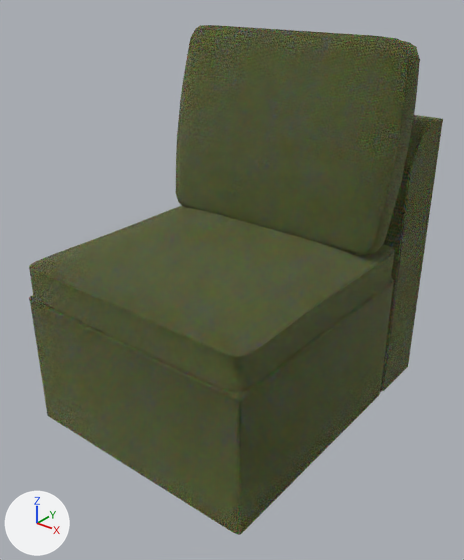
Two versions of the glTF model models/sofas/sofa1/components/single.gltf, one commit apart.
One viewpoint serves both versions: a camera (50 mm lens) standing at (86.3, -102.4, 99.5) and looking at (1.9, 3.1, 34.1). The axes (+X, +Y, +Z) are drawn at lower left. The lights are the same throughout. Where no turn or scale is listed for an object, it has been applied to the vertices.

Objects in the first picture: 'Bottom', 'Sweep', 'back.1', 'pillow', 'seat'.
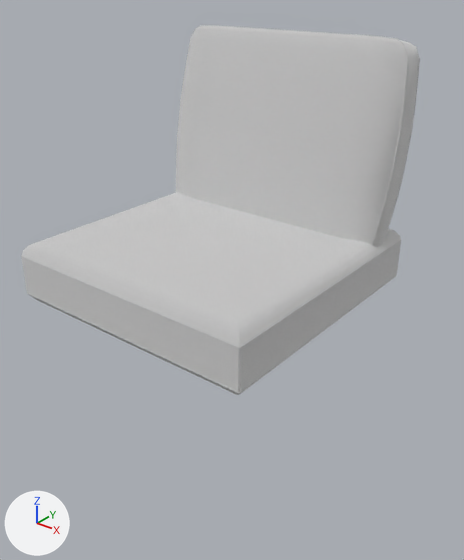
The newer file is also rescaled (x0.01) as a whole; pictures and numbers use the older file's frame.

Pixel boxes (x1, y1, x2, y2) of what changed, in the pictures (464 x 560 px):
'pillow', surface changed (green to grey): (176, 26, 419, 255) in both
'SingleSeat', added: after (21, 192, 401, 395)
'Bottom', deleted: before (29, 278, 394, 535)
'seat', deleted: before (29, 205, 395, 391)
'back.1', deleted: before (380, 115, 443, 392)
'Sweep', surface changed: (176, 25, 420, 256) in both

The change, as a diff of the scene's bpy script:
```diff
--- a/models/sofas/sofa1/components/single.gltf.py
+++ b/models/sofas/sofa1/components/single.gltf.py
@@ img_image_0 @@
-img_image_0 = load_image('Image_0', '_unpacked/Image_0', 1024, 1024, 'sRGB')
+img_image_0 = load_image('Image_0', '_unpacked/Image_0', 850, 850, 'Non-Color')
@@ mat_sofa @@
 n1 = _N.new('ShaderNodeOutputMaterial'); n1.name = 'Material Output'
-n2 = _N.new('ShaderNodeMix'); n2.name = 'Mix'
-n2.data_type = 'RGBA'
-n2.blend_type = 'MULTIPLY'
-n2.inputs[0].default_value = 1.0  # 'Factor'
-n2.inputs[7].default_value = (0.8, 0.8, 0.8, 1.0)  # 'B', white #e7e7e7
-n3 = _N.new('ShaderNodeTexImage'); n3.name = 'Image Texture'
-n3.image = img_image_0
 n4 = _N.new('ShaderNodeNormalMap'); n4.name = 'Normal Map'
@@ mat_sofa @@
 n0 = _N.new('ShaderNodeBsdfPrincipled'); n0.name = 'Principled BSDF'
 n4.inputs[0].default_value = 0.2  # 'Strength'
-n5 = _N.new('ShaderNodeTexImage'); n5.name = 'Image Texture.001'
-n5.image = img_image_1
+n3 = _N.new('ShaderNodeTexImage'); n3.name = 'Image Texture'
+n3.image = img_image_0
 _L.new(n0.outputs[0], n1.inputs[0])  # 'BSDF' to 'Surface'
-_L.new(n2.outputs[2], n0.inputs[0])  # 'Result' to 'Base Color'
-_L.new(n3.outputs[0], n2.inputs[6])  # 'Color' to 'A'
 _L.new(n4.outputs[0], n0.inputs[5])  # 'Normal' to 'Normal'
-_L.new(n5.outputs[0], n4.inputs[1])  # 'Color' to 'Color'
+_L.new(n3.outputs[0], n4.inputs[1])  # 'Color' to 'Color'
@@ me_singleseat @@
+me_singleseat.from_pydata(...)  # 160 vertices, 316 faces; spans x -30.5..30.5, y -30.5..30.5, z 0.0..15.2
+me_singleseat.materials.append(mat_sofa)
@@ ob_seat @@
-ob_seat = bpy.data.objects.new('seat', me_seat)
-ob_seat.location = (0.0, -30.6, 30.5)
@@ ob_bottom @@
-ob_bottom = bpy.data.objects.new('Bottom', me_bottom)
-ob_bottom.location = (0.0, 0.0, 0.0)
@@ ob_back_1 @@
-ob_back_1 = bpy.data.objects.new('back.1', me_back_1)
-ob_back_1.location = (0.0, 37.8, 0.0)
@@ ob_singleseat @@
+ob_singleseat = bpy.data.objects.new('SingleSeat', me_singleseat)
+ob_singleseat.location = (0.0, -0.1, 30.5)
```
